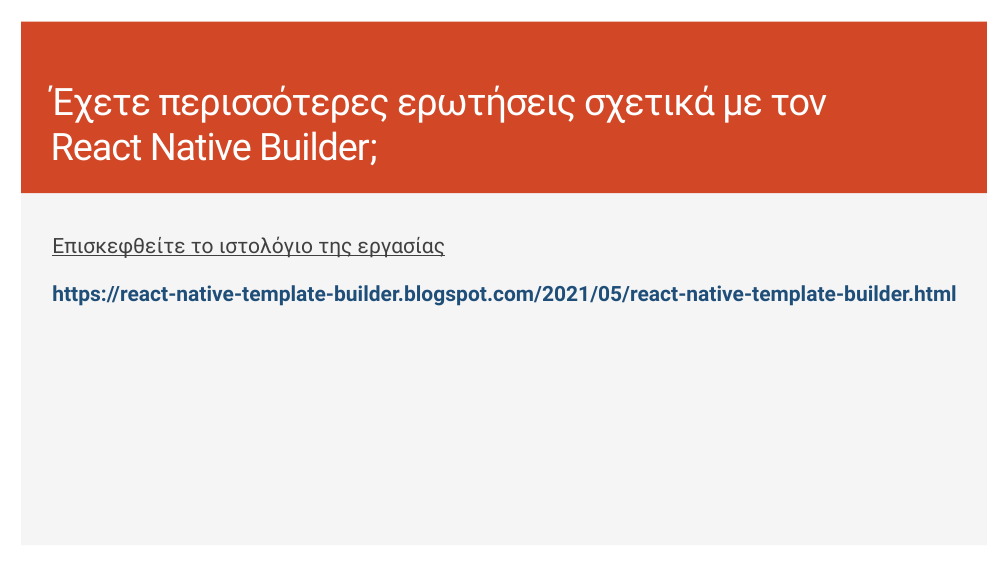
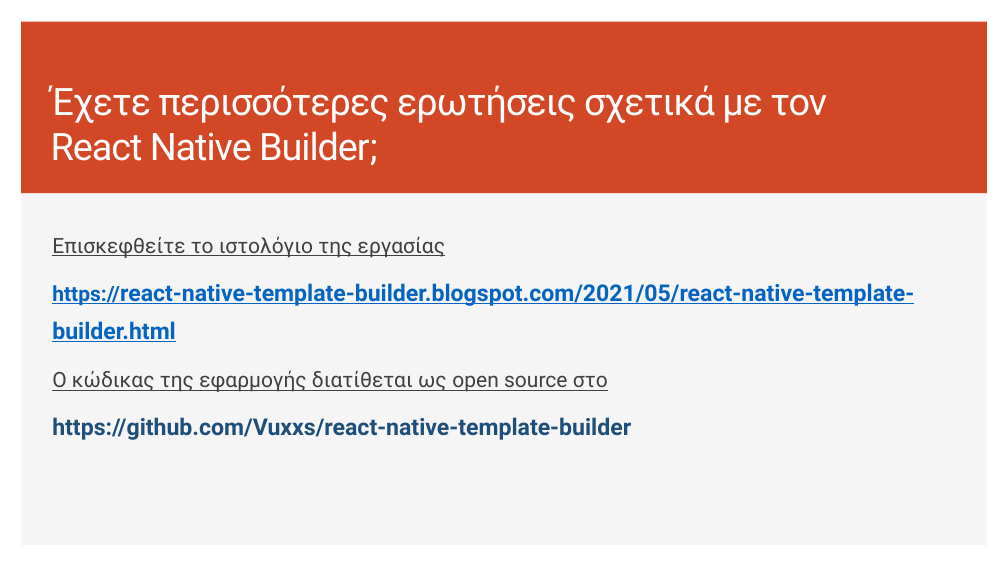
Before and after one commit to Vuxxs/react-native-template-builder, a slide deck: slide 16 of Docs/React Native Template Builder.pptx (slide 15 before the commit). Drawn at 1008x567 pixels with LibreOffice and Linux fonts; fonts in the diff are those of the drawing. Boxes give left, top, right and bottom in pixels: in the first picture for what was removed or moved away, otherwise in the second. Text is boxed around its words. In the diff, an @@ line names an element or a change of style, - is before the commit and + after.

```diff
--- a/Docs/React Native Template Builder.pptx
+++ b/Docs/React Native Template Builder.pptx
@@ text at [52,283,914,342]: size 20 to 22 pt, text colour #1F4E79 to #0563C1, underline on in "https://react-native-template-builder.blogspot.com/2021/05/r ..." @@
@@ text at [52,370,631,440]: paragraphs added @@
+Ο κώδικας της εφαρμογής διατίθεται ως open source στο
+https://github.com/Vuxxs/react-native-template-builder
```
Also in this commit, not shown: 2 other slides changed, 1 slide added.
